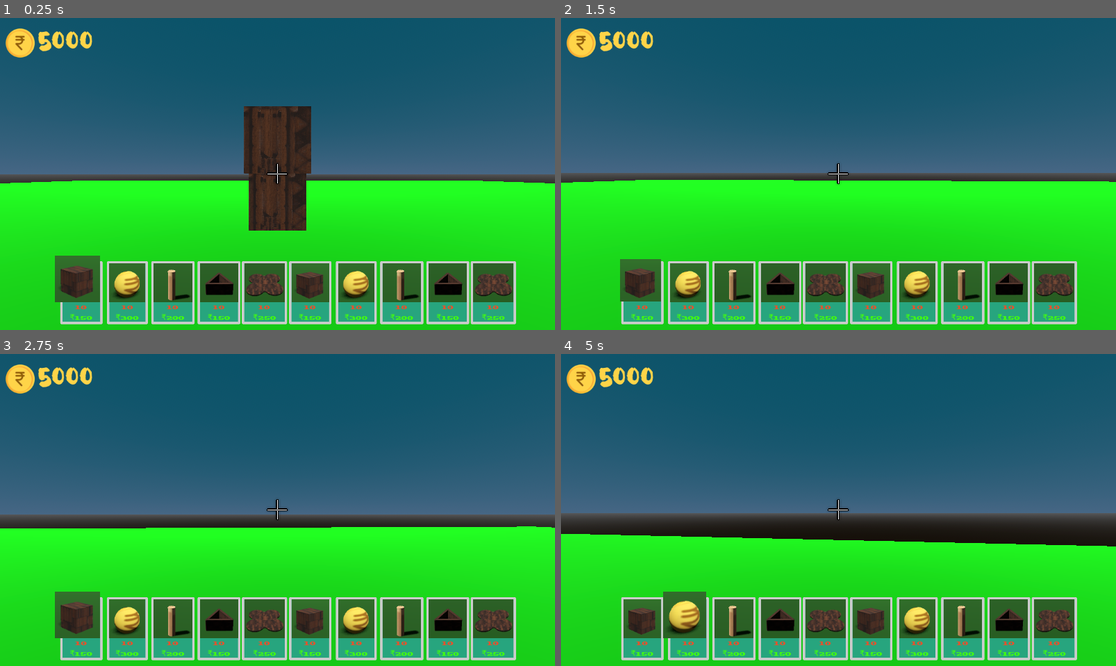
Above: before the commit, frames 1-4 (two rows, left to right).
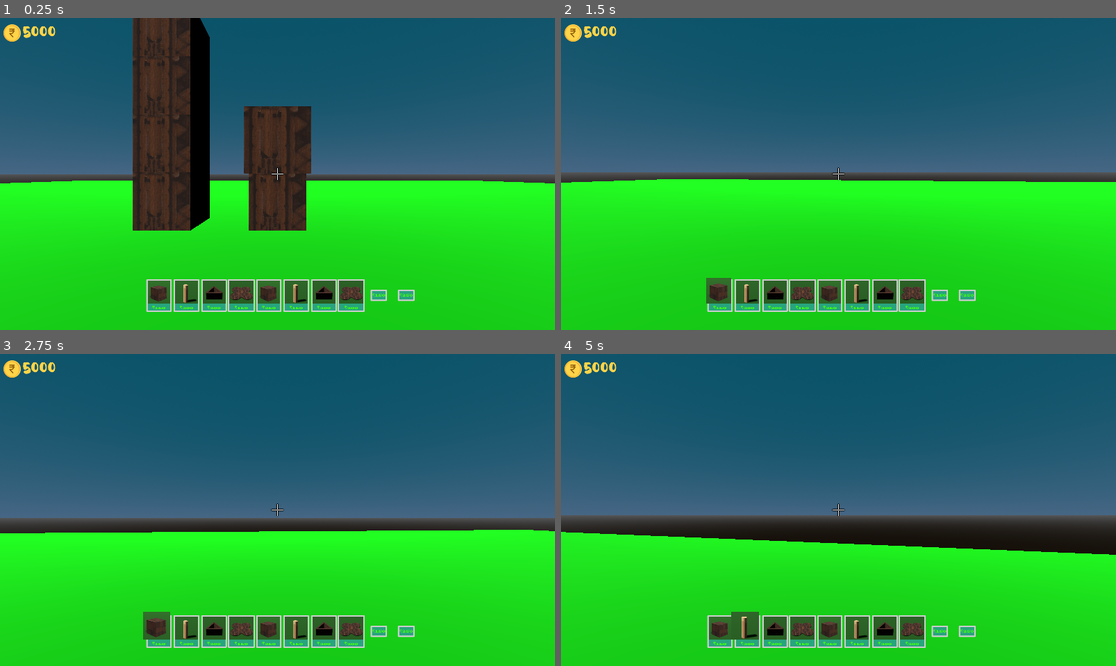
Above: after the commit, the same moments.

Repository: SamyakJainABCD/Rise_and_Ruin
Game: Godot game, scene res://scenes/rise_phase.tscn
Same seed, same stepped clock (60 frames per second), same inputs: the game is played once before the commit and once after it.
Inputs (mouse positions are in pixels of both pictures, inside the frame that each line leads up to):
- Up to frame 1 (0.25 s): no input
- Up to frame 2 (1.5 s): tap Enter at 0.5 s; move the mouse to (866, 174) at 0.52 s; hold W (forward) from 0.53 s (still down); click (866, 174) at 0.6 s; right-click (866, 174) at 0.8 s; move the mouse to (810, 174) at 1.27 s; right-click (810, 174) at 1.35 s
- Up to frame 3 (2.75 s): keep holding W (forward); click (249, 510) at 1.55 s; tap Space (move_up) at 2 s; move the mouse to (288, 503) at 2.02 s; click (288, 503) at 2.1 s; right-click (288, 503) at 2.3 s
- Up to frame 4 (5 s): keep holding W (forward); move the mouse to (832, 516) at 2.77 s; right-click (832, 516) at 2.85 s; click (832, 516) at 3.05 s; move the mouse to (877, 513) at 3.52 s; tap 1 at 3.6 s; right-click (877, 513) at 3.8 s; move the mouse to (794, 506) at 4.27 s; tap 2 at 4.35 s; click (794, 506) at 4.55 s

The runs differ from the first frame. In frame 1, 25% of the frame differs, in the area x 0-93%, y 0-99%; in frame 2, 16%; in frame 3, 18%; in frame 4, 18%.

Commit message:
game more or less done

Diff:
--- a/project.godot
+++ b/project.godot
@@ -19,6 +19,11 @@
 
 GameState="*res://scripts/game_state.gd"
 GameData="*res://scripts/GameData.gd"
+
+[display]
+
+window/size/viewport_width=1920
+window/size/viewport_height=1080
 
 [input]
 
@@ -77,3 +82,8 @@
 "events": [Object(InputEventKey,"resource_local_to_scene":false,"resource_name":"","device":-1,"window_id":0,"alt_press …(195 unchanged characters)…
 ]
 }
+shoot={
+"deadzone": 0.2,
+"events": [Object(InputEventKey,"resource_local_to_scene":false,"resource_name":"","device":-1,"window_id":0,"alt_pressed":false,"shift_pressed":false,"ctrl_pressed":false,"meta_pressed":false,"pressed":false,"keycode":0,"physical_keycode":32,"key_label":0,"unicode":32,"location":0,"echo":false,"script":null)
+]
+}
--- a/scenes/background.tscn
+++ b/scenes/background.tscn
@@ -48,8 +48,24 @@
 [node name="DirectionalLight3D" type="DirectionalLight3D" parent="."]
 transform = Transform3D(1, 0, 0, 0, 0.86524767, 0.5013447, 0, -0.5013447, 0.86524767, 0, 1.5036756, 1.8170669)
 
-[node name="StaticBody3D" parent="." instance=ExtResource("3_wisxt")]
+[node name="block" parent="." instance=ExtResource("3_wisxt")]
 transform = Transform3D(1, 0, 0, 0, 1, 0, 0, 0, 1, 0, 2, -4)
+physics_material_override = null
+
+[node name="block2" parent="." instance=ExtResource("3_wisxt")]
+transform = Transform3D(1, 0, 0, 0, 1, 0, 0, 0, 1, -2, 2, -4)
+physics_material_override = null
+
+[node name="block3" parent="." instance=ExtResource("3_wisxt")]
+transform = Transform3D(1, 0, 0, 0, 1, 0, 0, 0, 1, -2, 3, -4)
+physics_material_override = null
+
+[node name="block4" parent="." instance=ExtResource("3_wisxt")]
+transform = Transform3D(1, 0, 0, 0, 1, 0, 0, 0, 1, -2, 4, -4)
+physics_material_override = null
+
+[node name="block5" parent="." instance=ExtResource("3_wisxt")]
+transform = Transform3D(1, 0, 0, 0, 1, 0, 0, 0, 1, -2, 5, -4)
 physics_material_override = null
 
 [node name="StaticBody3D2" type="StaticBody3D" parent="."]
--- /dev/null
+++ b/scenes/blocks/4pillars.tscn
@@ -0,0 +1,17 @@
+[gd_scene load_steps=2 format=3 uid="uid://ory0dt3uaqey"]
+
+[ext_resource type="PackedScene" path="res://scenes/blocks/pillars.tscn" id="1_asy85"]
+
+[node name="Node3D" type="Node3D"]
+
+[node name="RigidBody3D" parent="." instance=ExtResource("1_asy85")]
+transform = Transform3D(1, 0, 0, 0, 1, 0, 0, 0, 1, -2, 0, 0)
+
+[node name="RigidBody3D2" parent="." instance=ExtResource("1_asy85")]
+transform = Transform3D(1, 0, 0, 0, 1, 0, 0, 0, 1, 0, 0, 2)
+
+[node name="RigidBody3D3" parent="." instance=ExtResource("1_asy85")]
+transform = Transform3D(1, 0, 0, 0, 1, 0, 0, 0, 1, 2, 0, 0)
+
+[node name="RigidBody3D4" parent="." instance=ExtResource("1_asy85")]
+transform = Transform3D(1, 0, 0, 0, 1, 0, 0, 0, 1, 0, 0, -2)
--- a/scenes/blocks/block.tscn
+++ b/scenes/blocks/block.tscn
@@ -19,6 +19,7 @@
 material = SubResource("StandardMaterial3D_524ei")
 
 [node name="RigidBody3D" type="RigidBody3D"]
+mass = 3.0
 physics_material_override = SubResource("PhysicsMaterial_7fut1")
 
 [node name="CollisionShape3D" type="CollisionShape3D" parent="."]
--- a/scenes/blocks/pillars.tscn
+++ b/scenes/blocks/pillars.tscn
@@ -1,10 +1,9 @@
-[gd_scene load_steps=6 format=3 uid="uid://dcgdu23sg1bih"]
+[gd_scene load_steps=6 format=3 uid="uid://c8btyt4fi4lo8"]
 
 [ext_resource type="Texture2D" uid="uid://bw53srv5ffpjd" path="res://assets/stone_pillar___3daily_2017_0.png" id="1_0447h"]
 
 [sub_resource type="PhysicsMaterial" id="PhysicsMaterial_0447h"]
 rough = true
-bounce = 0.5
 
 [sub_resource type="CylinderShape3D" id="CylinderShape3D_moanq"]
 height = 4.0
@@ -17,7 +16,7 @@
 height = 4.0
 
 [node name="RigidBody3D" type="RigidBody3D"]
-mass = 3.0
+mass = 10.0
 physics_material_override = SubResource("PhysicsMaterial_0447h")
 
 [node name="CollisionShape3D" type="CollisionShape3D" parent="."]
--- a/scenes/fireball/FireBall.gd
+++ b/scenes/fireball/FireBall.gd
@@ -1,9 +1,9 @@
 extends RigidBody3D
 
 @export var lifetime: float = 5.0
-@export var gravity: float = -9.8
+@export var gravity: float = 0
 @export var explosion_radius: float = 10.0
-@export var explosion_force: float = 30.0
+@export var explosion_force: float = 3.0
 @export var impact_force_scale: float = 0.6
 @export var explosion_power_multiplier: float = 1.0
 
@@ -22,7 +22,6 @@
 	# Connect the signal to the handler function
 	body_entered.connect(_on_body_entered)
 
-	launch(Vector3(15, 5, -1))
 
 	# Keep the lifetime timer
 	await get_tree().create_timer(lifetime).timeout
--- a/scenes/fireball/fireball.tscn
+++ b/scenes/fireball/fireball.tscn
@@ -23,6 +23,7 @@
 radius = 0.36637327
 
 [node name="Fireball" type="RigidBody3D"]
+gravity_scale = 0.0
 script = ExtResource("1_uqrdk")
 
 [node name="FireballMesh" type="MeshInstance3D" parent="."]
--- a/scenes/launcher.tscn
+++ b/scenes/launcher.tscn
@@ -1,8 +1,17 @@
-[gd_scene load_steps=2 format=3 uid="uid://v1jbis5seu5i"]
+[gd_scene load_steps=3 format=3 uid="uid://v1jbis5seu5i"]
 
+[ext_resource type="Script" uid="uid://c7jgkm7qu0ewf" path="res://scripts/launcher.gd" id="1_m736f"]
 [ext_resource type="PackedScene" uid="uid://bgeo1bkind83w" path="res://assets/ghpc_9k111_fagot.glb" id="1_ut831"]
 
 [node name="launcher" type="Node3D"]
+script = ExtResource("1_m736f")
 
-[node name="Sketchfab_Scene" parent="." instance=ExtResource("1_ut831")]
-transform = Transform3D(-8.742278e-06, 0, 200, 0, 200, 0, -200, 0, -8.742278e-06, 0, 0, 0)
+[node name="launcher_asset" parent="." instance=ExtResource("1_ut831")]
+transform = Transform3D(150, 0, 0, 0, 150, 0, 0, 0, 150, 0, 0, 0)
+
+[node name="Camera3D" type="Camera3D" parent="launcher_asset"]
+transform = Transform3D(-2.9140923e-10, 0, -0.0066666664, 0, 0.0066666664, 0, 0.0066666664, 0, -2.9140923e-10, -0.010918863, 0.007828142, 0)
+current = true
+
+[node name="position_for_missile_spawning" type="Node3D" parent="launcher_asset"]
+transform = Transform3D(0.9999999, 0, 0, 0, 0.9999999, 0, 0, 0, 0.9999999, 0.0047633895, 0.005346963, 0)
--- a/scenes/ruin_phase.tscn
+++ b/scenes/ruin_phase.tscn
@@ -1,13 +1,13 @@
 [gd_scene load_steps=4 format=3 uid="uid://cp0ft5ok15nxq"]
 
 [ext_resource type="PackedScene" uid="uid://f4nlykoxsvd6" path="res://scenes/background.tscn" id="1_abg54"]
-[ext_resource type="PackedScene" uid="uid://sp5aarm6lt80" path="res://scenes/player_for_ruin.tscn" id="1_g2vl6"]
 [ext_resource type="Script" uid="uid://ds0tf2mohwoew" path="res://scripts/ruin_phase.gd" id="1_p25qm"]
+[ext_resource type="PackedScene" uid="uid://v1jbis5seu5i" path="res://scenes/launcher.tscn" id="4_abg54"]
 
 [node name="main" type="Node3D"]
 script = ExtResource("1_p25qm")
 
-[node name="player" parent="." instance=ExtResource("1_g2vl6")]
-transform = Transform3D(1, 0, 0, 0, 1, 0, 0, 0, 1, 0, 5, 4)
+[node name="bg" parent="." instance=ExtResource("1_abg54")]
 
-[node name="bg" parent="." instance=ExtResource("1_abg54")]
+[node name="launcher" parent="." instance=ExtResource("4_abg54")]
+transform = Transform3D(1, 0, 0, 0, 1, 0, 0, 0, 1, -13, 1, 0)
--- a/scenes/ui/InventoryBar.tscn
+++ b/scenes/ui/InventoryBar.tscn
@@ -19,9 +19,10 @@
 anchor_top = 1.0
 anchor_right = 0.5
 anchor_bottom = 1.0
-offset_top = -98.0
-offset_right = 40.0
-offset_bottom = -58.0
+offset_left = -3.0
+offset_top = -140.0
+offset_right = 37.0
+offset_bottom = -100.0
 grow_horizontal = 2
 grow_vertical = 0
 size_flags_horizontal = 4
--- a/scenes/ui/InventorySlot.tscn
+++ b/scenes/ui/InventorySlot.tscn
@@ -54,12 +54,6 @@
 size_flags_vertical = 4
 stretch_mode = 5
 
-[node name="Label" type="Label" parent="PanelContainer/MarginContainer/VBoxContainer"]
-layout_mode = 2
-theme_override_colors/font_color = Color(0.9098039, 0.31764707, 0.16862746, 1)
-theme_override_fonts/font = ExtResource("1_y842j")
-horizontal_alignment = 1
-
 [node name="PriceLabel" type="Label" parent="PanelContainer/MarginContainer/VBoxContainer"]
 unique_name_in_owner = true
 layout_mode = 2
--- a/scripts/GameData.gd
+++ b/scripts/GameData.gd
@@ -5,46 +5,31 @@
 # Signal to notify the HUD when money changes, carrying the new amount.
 signal money_changed(new_amount: int)
 signal display_message(text: String)
-signal inventory_updated()
 signal block_selected(new_index: int)
 # --- Game Constants ---
 const block_scenes := [
 	preload("res://scenes/blocks/block.tscn"),
-	preload("res://scenes/blocks/sphere.tscn"),
 	preload("res://scenes/blocks/pillars.tscn"),
 	preload("res://scenes/blocks/pyramid.tscn"),
 	preload("res://scenes/blocks/plank.tscn"),
 	preload("res://scenes/blocks/block.tscn"),
-	preload("res://scenes/blocks/sphere.tscn"),
 	preload("res://scenes/blocks/pillars.tscn"),
 	preload("res://scenes/blocks/pyramid.tscn"),
-	preload("res://scenes/blocks/plank.tscn"),
+	preload("res://scenes/blocks/4pillars.tscn"),
 ]
 const BLOCK_ICONS: Array[Texture2D] = [
 	preload("res://assets/blocks/block.png"),
-	preload("res://assets/blocks/sphere.png"),
 	preload("res://assets/blocks/pillar.png"),
 	preload("res://assets/blocks/pyramid.png"),
 	preload("res://assets/blocks/plank.png"),
 	preload("res://assets/blocks/block.png"),
-	preload("res://assets/blocks/sphere.png"),
 	preload("res://assets/blocks/pillar.png"),
 	preload("res://assets/blocks/pyramid.png"),
 	preload("res://assets/blocks/plank.png"),
 ]
-var inventory: Dictionary = {
-	0: 10,
-	1: 10,
-	2: 10,
-	3: 10,
-	4: 10,
-	5: 10,
-	6: 10,
-	7: 10,
-	8: 10,
-	9: 10,
-}
-const costs:= [150, 300, 200, 150, 250, 150, 300, 200, 150, 250]
+var costs_for_rise = [150, 300, 200, 150, 250, 150, 300, 200, 150, 250]
+var costs_for_ruin = [1000]
+var costs
 const STARTING_MONEY: int = 5000
 # --- Money Variable with Setter ---
 # The setter ensures the 'money_changed' signal is emitted automatically
@@ -59,28 +44,17 @@
 func _ready():
 	# 1. Give the user starting money when the game starts
 	money = STARTING_MONEY
+
 func place_block(block_index: int) -> bool:
 	var cost = costs[block_index]
 	if money >= cost:
-		if inventory.get(block_index, 0) > 0:
-			inventory[block_index] -= 1
-			inventory_updated.emit()
-			money -= cost
-			return true;
-		else :
-			display_message.emit("OUT OF STOCK")
-			return false;
+		money -= cost
+		return true
 	else:
 		# Inside GameData.gd - place_block function (on failure)
 		display_message.emit("INSUFFICIENT FUNDS! Cost: $%d" % cost)
 		return false
-func add_item(block_index: int, amount: int = 1):
-	inventory[block_index] = inventory.get(block_index, 0) + amount
-	inventory_updated.emit()
-
 func break_block(block_index: int):
 	var cost = costs[block_index]
 	money += cost
-	inventory[block_index] += 1
-	inventory_updated.emit()
 	#return true;
--- a/scripts/InventoryBar.gd
+++ b/scripts/InventoryBar.gd
@@ -12,7 +12,6 @@
 
 func _ready():
 	# Connect to the global signals
-	GameData.inventory_updated.connect(update_display)
 	GameData.block_selected.connect(highlight_slot)
 
 	# Initial setup
@@ -25,9 +24,12 @@
 	for child in slots_container.get_children():
 		child.queue_free()
 	slots.clear()
+	if GameData.costs == GameData.costs_for_ruin:
+		return
 
 	# We need 6 slots (matching the 6 blocks in GameData)
-
+	while not GameData.costs:
+		await get_tree().process_frame
 	for block_index in range(GameData.costs.size()):
 		var price: int = GameData.costs[block_index]
 		var slot = SLOT_SCENE.instantiate()
--- a/scripts/game_state.gd
+++ b/scripts/game_state.gd
@@ -9,6 +9,8 @@
 var finding_match: bool = false
 var opponent_block_list = []
 var highest_point_of_opponent_tower: float = 0
+#var server_link = "https://rise-and-ruin-server.onrender.com/"
+var server_link = "http://127.0.0.1:8000/"
 
 var block_scenes := [
 	preload("res://scenes/blocks/block.tscn"),
@@ -36,7 +38,7 @@
 	current_request = RequestType.FIND_MATCH
 	var body = {"player_id": player_id}
 	var json_body = JSON.stringify(body)
-	http_request.request("http://127.0.0.1:8000/find_match/", [], HTTPClient.METHOD_POST, json_body)
+	http_request.request(server_link + "find_match/", [], HTTPClient.METHOD_POST, json_body)
 
 
 # --- SEND MATCH DATA ---
@@ -53,7 +55,7 @@
 		"payload": payload,
 	}
 	var json_body = JSON.stringify(body)
-	http_request.request("http://127.0.0.1:8000/send_match_data/", [], HTTPClient.METHOD_POST, json_body)
+	http_request.request(server_link + "send_match_data/", [], HTTPClient.METHOD_POST, json_body)
 	print("sent data")
 
 
@@ -68,13 +70,14 @@
 		"match_id": match_id
 	}
 	var json_body = JSON.stringify(body)
-	http_request.request("http://127.0.0.1:8000/fetch_opponent_data/", [], HTTPClient.METHOD_POST, json_body)
+	http_request.request(server_link + "fetch_opponent_data/", [], HTTPClient.METHOD_POST, json_body)
 	print("fetched from fetch_opponent_data()")
 
 
 # --- GENERAL HTTP RESPONSE HANDLER ---
 func _on_request_completed(_result, _response_code, _headers, body):
 	var json = JSON.new()
+	print(json)
 	var err = json.parse(body.get_string_from_utf8())
 	if err != OK:
 		print("Failed to parse response")
--- a/scripts/home_screen.gd
+++ b/scripts/home_screen.gd
@@ -4,4 +4,5 @@
 	if not GameState.finding_match:
 		Input.set_mouse_mode(Input.MOUSE_MODE_VISIBLE)
 		GameState.finding_match = true
+		GameData.costs = []
 		GameState.find_match()
--- /dev/null
+++ b/scripts/launcher.gd
@@ -0,0 +1,61 @@
+extends Node3D
+
+@export var speed: float = 5.0
+@export var mouse_sensitivity: float = 0.005
+@export var fireball_speed: float = 20.0
+
+@onready var cam: Camera3D = $launcher_asset/Camera3D
+@onready var spawn_point: Node3D = $launcher_asset/position_for_missile_spawning
+
+var rotation_y: float = 0.0
+var camera_pitch: float = 0.0
+
+func _ready():
+	Input.set_mouse_mode(Input.MOUSE_MODE_CAPTURED)
+
+func _physics_process(delta):
+	var direction := 0.0
+
+	if Input.is_action_pressed("left"):
+		direction -= 1.0
+	if Input.is_action_pressed("right"):
+		direction += 1.0
+
+	# Move along the absolute Z-axis (world space)
+	if direction != 0:
+		global_translate(Vector3(0, 0, direction * speed * delta))
+
+	# --- SHOOTING ---
+	if Input.is_action_just_pressed("shoot"):
+		shoot_fireball()
+
+func _unhandled_input(event):
+	if event is InputEventMouseMotion:
+		# Rotate player horizontally (yaw)
+		rotation_y -= event.relative.x * mouse_sensitivity
+		rotation.y = rotation_y
+
+		# Rotate camera vertically (pitch)
+		camera_pitch -= event.relative.y * mouse_sensitivity
+		camera_pitch = clamp(camera_pitch, deg_to_rad(-80), deg_to_rad(80))
+		cam.rotation.x = camera_pitch
+
+func shoot_fireball():
+	if not GameData.place_block(0):
+		return
+	var fireball_scene: PackedScene = preload("res://scenes/fireball/fireball.tscn")
+	var fireball_instance = fireball_scene.instantiate()
+
+	# Set fireball position and rotation to spawn point
+	fireball_instance.global_transform = spawn_point.global_transform
+
+	# Add to scene tree
+	get_tree().current_scene.add_child(fireball_instance)
+
+	# Compute velocity in direction camera is facing
+	var direction = -cam.global_transform.basis.z.normalized()
+	var velocity = direction * fireball_speed
+
+	# Call launch() on the fireball
+	if fireball_instance.has_method("launch"):
+		fireball_instance.launch(velocity)
--- a/scripts/player_for_rise.gd
+++ b/scripts/player_for_rise.gd
@@ -18,6 +18,7 @@
 var preview_block: Node3D = null  # Semi-transparent preview block
 
 func _ready():
+	GameData.costs = GameData.costs_for_rise
 	Input.set_mouse_mode(Input.MOUSE_MODE_CAPTURED)
 
 	# Create and show the initial preview block
@@ -158,13 +159,6 @@
 		var pos = raycast.get_collision_point()
 		preview_block.global_transform.origin = pos
 		preview_block.visible = true
-		var current_cost: int = GameData.costs[current_block_index]
-		var can_afford: bool = GameData.money >= current_cost
-		var has_stock: bool = GameData.inventory.get(current_block_index, 0) > 0
-		if not can_afford or not has_stock:
-			_set_preview_color(preview_block, Color(1, 0, 0, 0.5)) # Red
-		else:
-			_set_preview_color(preview_block, Color(0, 1, 0, 0.3)) # Green
 	else:
 		preview_block.visible = false
 
@@ -205,9 +199,9 @@
 
 
 func _set_preview_material(node: Node):
-	if node is MeshInstance3D:
-		node.material_override = preview_material
 	if node is CollisionShape3D:
 		node.disabled = true
+	if node is RigidBody3D:
+		node.gravity_scale = 0.0
 	for child in node.get_children():
 		_set_preview_material(child)
--- a/scripts/ruin_phase.gd
+++ b/scripts/ruin_phase.gd
@@ -4,9 +4,10 @@
 func _ready():
 	opponent_block_list = GameState.opponent_block_list
 	place_opponent_blocks()
-
-	await get_tree().create_timer(5).timeout
-	var highest: float = 0
+	GameData.costs = GameData.costs_for_ruin
+	get_node("bg/InventoryBar")._setup_initial_slots()
+	await get_tree().create_timer(10).timeout
+	var highest: float = -1
 	for block in get_children():
 		if block is RigidBody3D:
 			if block.position.y > highest:
Not shown: 1 places in scenes/rise_phase.tscn that only renumber resources
Not shown: 1 places in scenes/ui/InventoryBar.tscn that only renumber resources
Not shown, added: scripts/launcher.gd.uid
